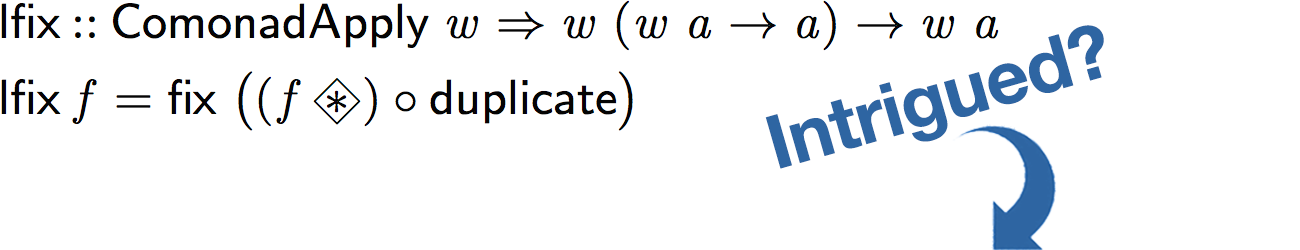
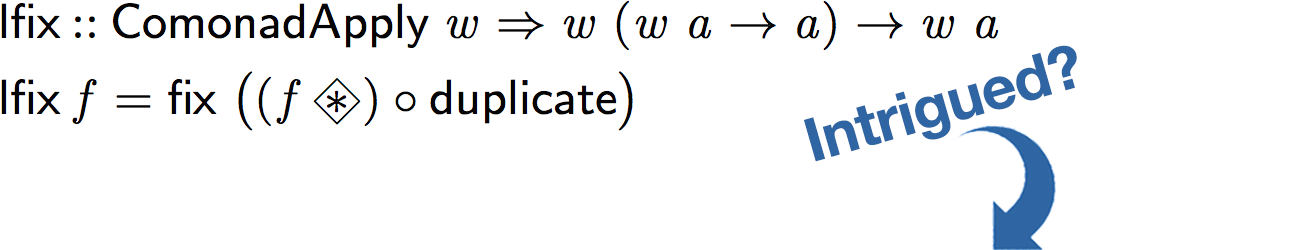
Revision of a layered 1300 × 250 image; what changed, layer by layer:
painted on "Intrigued?" over <box>765,25,1104,169</box>
